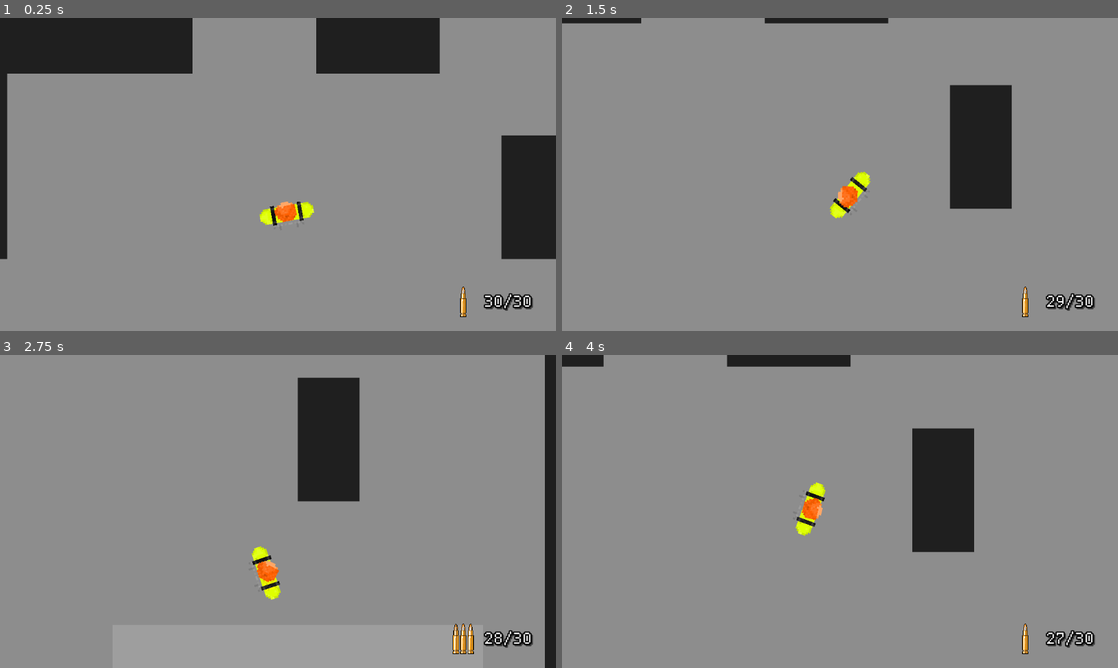
Above: before the commit, frames 1-4 (two rows, left to right).
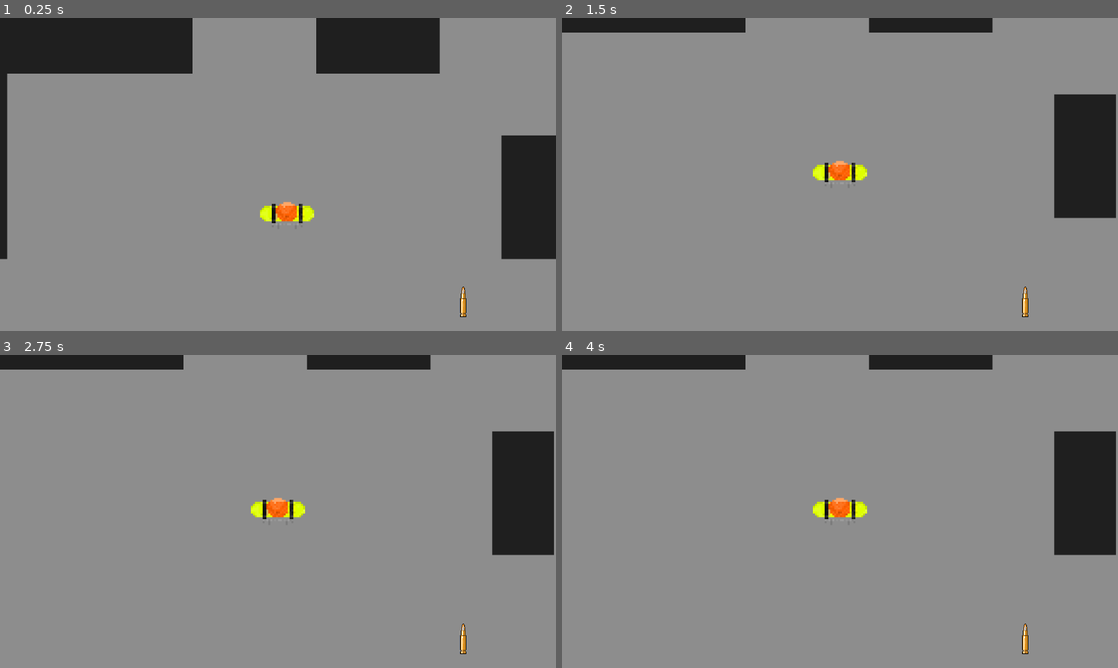
Above: after the commit, the same moments.

Repository: sirbiscuit87/Shoot
Game: Godot game, scene res://main.tscn
Two runs of this game, one before a commit and one after it. Both use one fixed random seed, a clock stepped at 60 frames per second and the inputs below.
Inputs (mouse positions are in pixels of both pictures, inside the frame that each line leads up to):
- Up to frame 1 (0.25 s): no input
- Up to frame 2 (1.5 s): move the mouse to (962, 158) at 0.52 s; hold D (move_right) 0.53-1.28 s; click (962, 158) at 0.6 s; tap B (switch_fire_mode) at 0.8, 1.35 s; move the mouse to (728, 190) at 1.27 s; hold S (move_down) from 1.28 s (still down)
- Up to frame 3 (2.75 s): click (166, 527) at 1.55 s; move the mouse to (333, 442) at 2.02 s; release S (move_down) at 2.03 s; hold D (move_right) from 2.03 s (still down); hold Right mouse button (aim) from 2.03 s (still down); tap B (switch_fire_mode) at 2.3 s
- Up to frame 4 (4 s): move the mouse to (812, 574) at 2.77 s; release D (move_right) at 2.78 s; release Right mouse button (aim) at 2.78 s; hold W (move_up) 2.78-3.53 s; click (812, 574) at 2.85 s; move the mouse to (1006, 558) at 3.52 s; hold A (move_left) from 3.53 s (still down); tap Shift (sprint) at 3.6 s; tap B (switch_fire_mode) at 3.8 s

The runs differ from the first frame. In frame 1, 0.7% of the frame differs, in the area x 46-96%, y 58-94%; in frame 2, 13%; in frame 3, 14%, in the area x 0-100%, y 0-100%; in frame 4, 13%.
Error after the commit: Parse Error: Could not find type "Gun" in the current scope. (res://Scripts/UI/ammo.gd:10)

Commit message:
fixed casing issues on gun

Diff:
--- a/shoot/Scenes/Projectiles/large_bullet.tscn
+++ b/shoot/Scenes/Projectiles/large_bullet.tscn
@@ -1,7 +1,7 @@
 [gd_scene load_steps=11 format=3 uid="uid://bv2w4vkrnrukk"]
 
 [ext_resource type="Texture2D" uid="uid://doxbagxsx1o5j" path="res://Art/Weapons/LargeBullet.png" id="1_faak7"]
-[ext_resource type="Script" path="res://Scripts/large_bullet.gd" id="2_vx23s"]
+[ext_resource type="Script" path="res://Scripts/bullet.gd" id="2_jglq2"]
 
 [sub_resource type="AtlasTexture" id="AtlasTexture_83ir3"]
 atlas = ExtResource("1_faak7")
@@ -59,7 +59,7 @@
 sprite_frames = SubResource("SpriteFrames_dbueu")
 frame_progress = 0.377897
 speed_scale = 4.0
-script = ExtResource("2_vx23s")
+script = ExtResource("2_jglq2")
 
 [node name="Light" type="PointLight2D" parent="."]
 position = Vector2(-4.5, -0.5)
--- a/shoot/Scenes/Projectiles/small_bullet.tscn
+++ b/shoot/Scenes/Projectiles/small_bullet.tscn
@@ -1,7 +1,7 @@
 [gd_scene load_steps=11 format=3 uid="uid://dawm4usu8don"]
 
 [ext_resource type="Texture2D" uid="uid://di1bvk3exjhjd" path="res://Art/Weapons/SmallBullet.png" id="1_qlv0r"]
-[ext_resource type="Script" path="res://Scripts/small_bullet.gd" id="2_e6hmb"]
+[ext_resource type="Script" path="res://Scripts/bullet.gd" id="2_6eyor"]
 
 [sub_resource type="AtlasTexture" id="AtlasTexture_5pdon"]
 atlas = ExtResource("1_qlv0r")
@@ -59,7 +59,7 @@
 sprite_frames = SubResource("SpriteFrames_fso5v")
 frame_progress = 0.588509
 speed_scale = 4.0
-script = ExtResource("2_e6hmb")
+script = ExtResource("2_6eyor")
 
 [node name="Light" type="PointLight2D" parent="."]
 position = Vector2(-4.5, -0.5)
--- a/shoot/Scripts/Base Classes/Gun.gd
+++ /dev/null
@@ -1,90 +0,0 @@
-extends Node2D
-class_name Gun
-
-# Base class for all future guns. Default values set to resemble an AK, for testing.
-enum CALIBERS {Small, Rifle, Shotgun}
-enum FIRING_MODES {Single, Auto, Burst}
-var FiringModesCount: int = 2
-
-var Caliber: int = CALIBERS.Rifle
-var FireMode: int = FIRING_MODES.Single
-var BurstSize: int
-var Ammo: int = 30
-var MaxAmmo: int = 30
-var FireRate: int = 600 # RPM
-var FireDelay: float = 0.1 # Delay between shots in seconds
-var CanFire: bool = true # FireRate Locking
-var ReloadTime: int = 2 # In seconds
-
-# Not implemented
-var Spread: int # Aim cone in degrees
-
-var MouseHeld: bool = false
-func _process(delta: float) -> void:
-	if Input.is_action_just_pressed("reload"):
-		CanFire = false
-		await get_tree().create_timer(ReloadTime).timeout
-		Ammo = MaxAmmo
-		emit_signal("AmmoChanged")
-		CanFire = true
-
-	if Input.is_action_just_pressed("switch_fire_mode"):
-		FireMode = (FireMode + 1) % FiringModesCount
-		print(FireMode)
-		FireModeChanged.emit()
-
-	if Input.is_action_just_released("fire"):
-		MouseHeld = false
-
-	match FireMode:
-		FIRING_MODES.Single:
-			if Input.is_action_just_pressed("fire"):
-				SingleFire()
-		FIRING_MODES.Burst:
-			if Input.is_action_just_pressed("fire"):
-				BurstFire()
-		FIRING_MODES.Auto:
-			if Input.is_action_just_pressed("fire"):
-				MouseHeld = true
-			if MouseHeld:
-				AutoFire()
-
-# Sent to HUD
-signal AmmoChanged
-signal FireModeChanged
-
-func SingleFire():
-	if !CanFire:
-		return
-
-	if Ammo > 0:
-		Ammo -= 1
-		Shoot()
-		CanFire = false
-		emit_signal("AmmoChanged")
-		await get_tree().create_timer(FireDelay).timeout
-		CanFire = true
-
-func BurstFire():
-	pass
-
-func AutoFire():
-	if !CanFire:
-		return
-
-	if Ammo > 0:
-		Ammo -= 1
-		Shoot()
-		CanFire = false
-		emit_signal("AmmoChanged")
-		await get_tree().create_timer(FireDelay).timeout
-		CanFire = true
-
-# Overridden by subclasses. IE shotgun spread, sniper w/ tracers, whatever.
-var large_bullet = preload("res://Scenes/Projectiles/large_bullet.tscn")
-func Shoot():
-	var proj = large_bullet.instantiate()
-	proj.global_position = global_position
-	var point = get_global_mouse_position() - global_position
-	proj.setup(get_parent(), point) # Player (parent) is passed as the source of the bullet (so shooter wont hit itself)
-	get_tree().get_root().add_child(proj) # Cant be a child of gun or it will move with the gun
--- /dev/null
+++ b/shoot/Scripts/Gun/bullet.gd
@@ -0,0 +1,25 @@
+extends AnimatedSprite2D
+
+var direction: Vector2
+var velocity: float # Pixels per physics tick (60 per second). Values too high may result in clipping issues.
+var source_node: Node2D # Source of bullet so player doesnt shoot themselves when bullet spawns
+
+# A bullet scene must be instantiated with an initial direction vector. Usually where the mouse points.
+func _init(_source_node: Node2D, _direction: Vector2, _velocity = 50):
+	source_node = _source_node
+	rotation = _direction.angle()
+	direction = _direction.normalized()
+	velocity = _velocity
+	$Light.energy = randf()
+
+func _physics_process(_delta: float) -> void:
+	position += direction * velocity
+
+# Emitted when the bullet strikes anything
+func _on_collider_body_entered(body: Node2D) -> void:
+	if body == source_node: # Ignore shooter
+		return
+
+	print("Struck: ", body.name)
+	# TODO: Emit particles, then
+	queue_free() # Delete self after
--- /dev/null
+++ b/shoot/Scripts/Gun/bullet_type.gd
@@ -0,0 +1,4 @@
+enum BulletType {
+    SMALL,
+    LARGE
+}
--- /dev/null
+++ b/shoot/Scripts/Gun/gun.gd
@@ -0,0 +1,89 @@
+extends Node2D
+
+# Base class for all future guns. Default values set to resemble an AK, for testing.
+enum Caliber {SMALL, RIFLE, SHOTGUN}
+enum FiringMode {SINGLE, AUTO, BURST}
+var firing_mode_count: int = 2
+var bullet_type
+var caliber: Caliber = Caliber.RIFLE
+var fire_mode: FiringMode = FiringMode.SINGLE
+var burst_size: int
+var ammo: int = 30
+var max_ammo: int = 30
+var fire_rate: int = 600 # RPM
+var fire_delay: float = 0.1 # Delay between shots in seconds
+var can_fire: bool = true # FireRate Locking
+var reload_time: int = 2 # In seconds
+
+# Not implemented
+var spread: int # Aim cone in degrees
+
+var mouse_held: bool = false
+func _process(delta: float) -> void:
+	if Input.is_action_just_pressed("reload"):
+		can_fire = false
+		await get_tree().create_timer(reload_time).timeout
+		ammo = max_ammo
+		emit_signal("ammo_changed")
+		can_fire = true
+
+	if Input.is_action_just_pressed("switch_fire_mode"):
+		fire_mode = (fire_mode + 1) % firing_mode_count as FiringMode
+		print(fire_mode)
+		fire_mode_changed.emit()
+
+	if Input.is_action_just_released("fire"):
+		mouse_held = false
+
+	match fire_mode:
+		FiringMode.SINGLE:
+			if Input.is_action_just_pressed("fire"):
+				SingleFire()
+		FiringMode.BURST:
+			if Input.is_action_just_pressed("fire"):
+				BurstFire()
+		FiringMode.AUTO:
+			if Input.is_action_just_pressed("fire"):
+				mouse_held = true
+			if mouse_held:
+				AutoFire()
+
+# Sent to HUD
+signal ammo_changed
+signal fire_mode_changed
+
+func SingleFire():
+	if !can_fire:
+		return
+
+	if ammo > 0:
+		ammo -= 1
+		Shoot()
+		can_fire = false
+		emit_signal("ammo_changed")
+		await get_tree().create_timer(fire_delay).timeout
+		can_fire = true
+
+func BurstFire():
+	pass
+
+func AutoFire():
+	if !can_fire:
+		return
+
+	if ammo > 0:
+		ammo -= 1
+		Shoot()
+		can_fire = false
+		emit_signal("ammo_changed")
+		await get_tree().create_timer(fire_delay).timeout
+		can_fire = true
+
+# Overridden by subclasses. IE shotgun spread, sniper w/ tracers, whatever.
+var bullet = preload("res://Scenes/Projectiles/large_bullet.tscn")
+func Shoot():
+	var proj = bullet.instantiate()
+	proj.global_position = global_position
+	var point = get_global_mouse_position() - global_position
+	proj.setup(get_parent(), point) # Player (parent) is passed as the source of the bullet (so shooter wont hit itself)
+	get_tree().get_root().add_child(proj) # Cant be a child of gun or it will move with the gun
